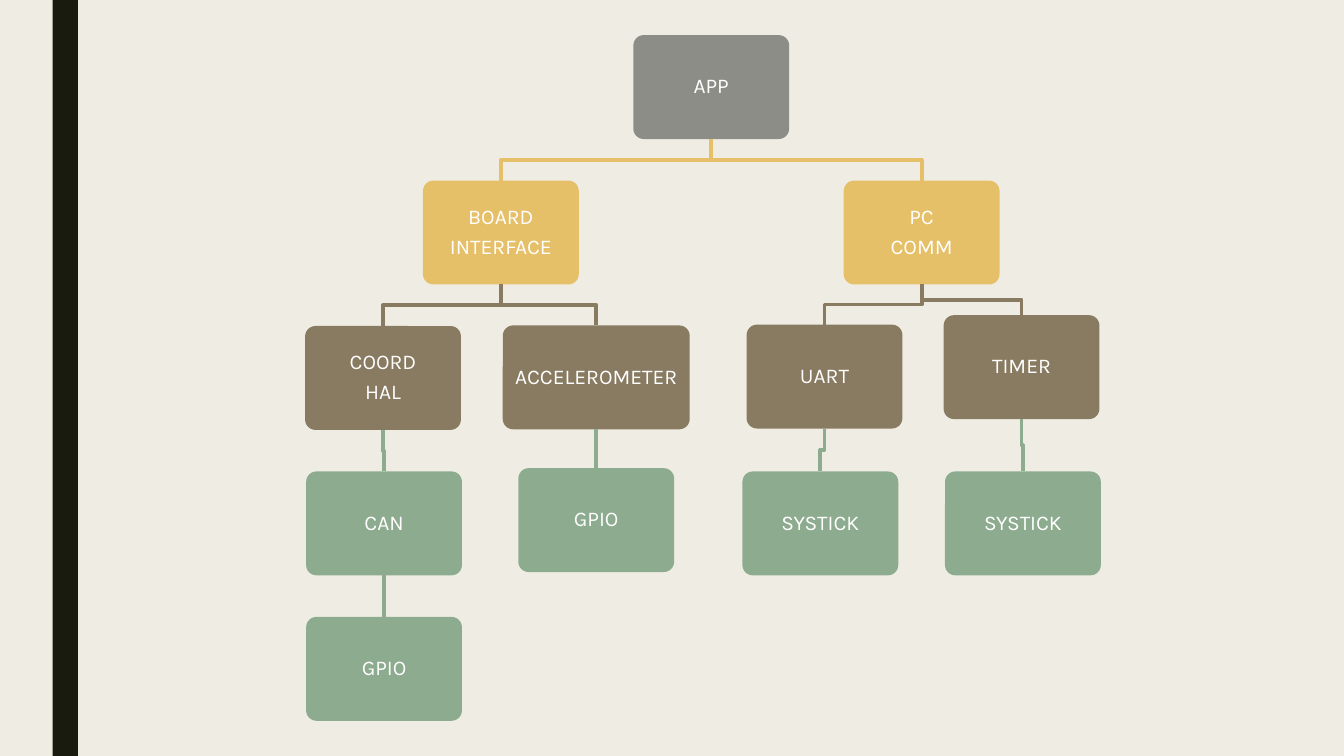
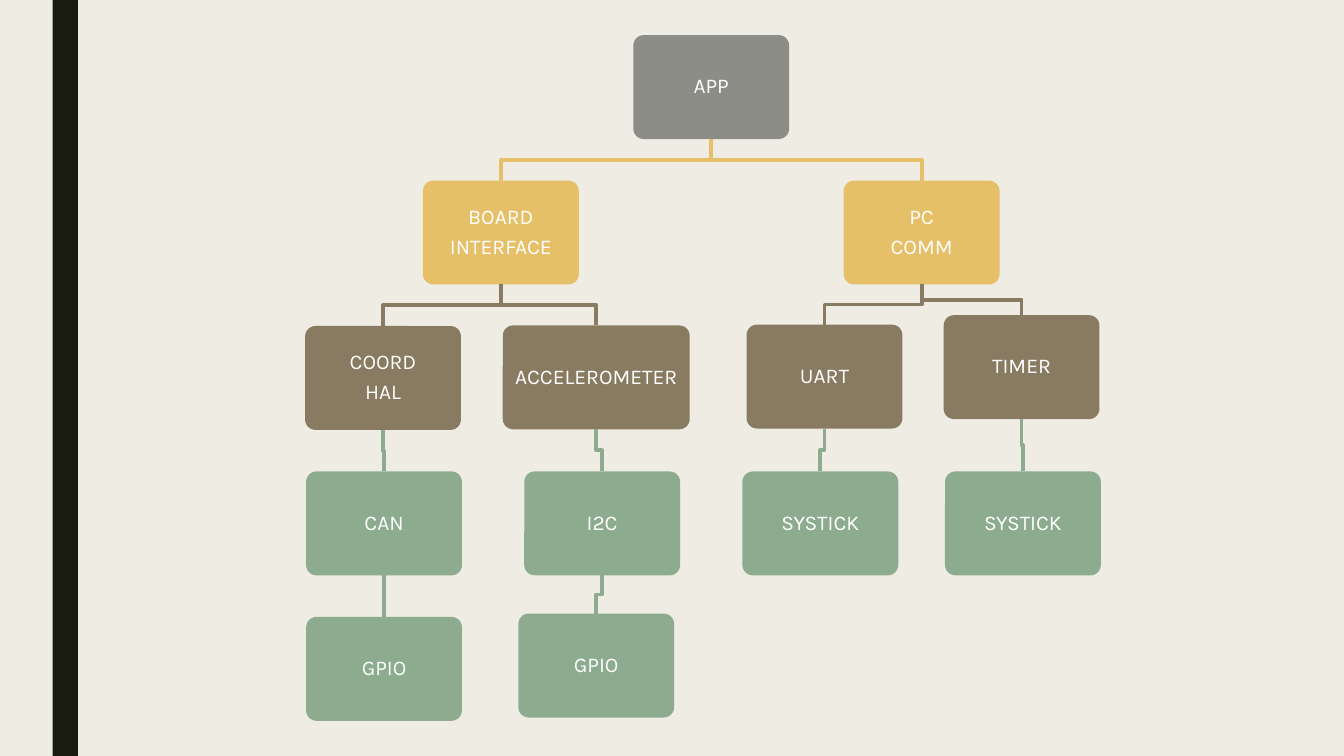
Before and after one commit to mlarroque/TP2-LABmicros, a slide deck: slide 2 of PPT/Comunicación serie.pptx. Drawn at 1344x756 pixels with LibreOffice and Linux fonts; fonts in the diff are those of the drawing. Boxes give left, top, right and bottom in pixels: in the first picture for what was removed or moved away, otherwise in the second. Text is boxed around its words. In the diff, an @@ line names an element or a change of style, - is before the commit and + after.

Commit message:
ppt update

```diff
--- a/PPT/Comunicación serie.pptx
+++ b/PPT/Comunicación serie.pptx
@@ freeform shape at bbox=[592, 430, 602, 472]: outline redrawn @@
@@ rounded rectangle: place and size @@
-rounded rectangle at bbox=[518, 468, 675, 572]
+rounded rectangle at bbox=[524, 472, 681, 576]
@@ text added at bbox=[587, 516, 618, 530], 15 pt, text #FFFFFF @@
+I2C
@@ freeform shape added at bbox=[592, 576, 602, 614], outline #8DAB8E 2.75 pt @@
@@ rounded rectangle added at bbox=[518, 614, 675, 718], fill #8DAB8E @@
@@ text "GPIO": place and size @@
-text "GPIO" at bbox=[574, 512, 619, 526]
+text "GPIO" at bbox=[574, 658, 619, 672]
```
